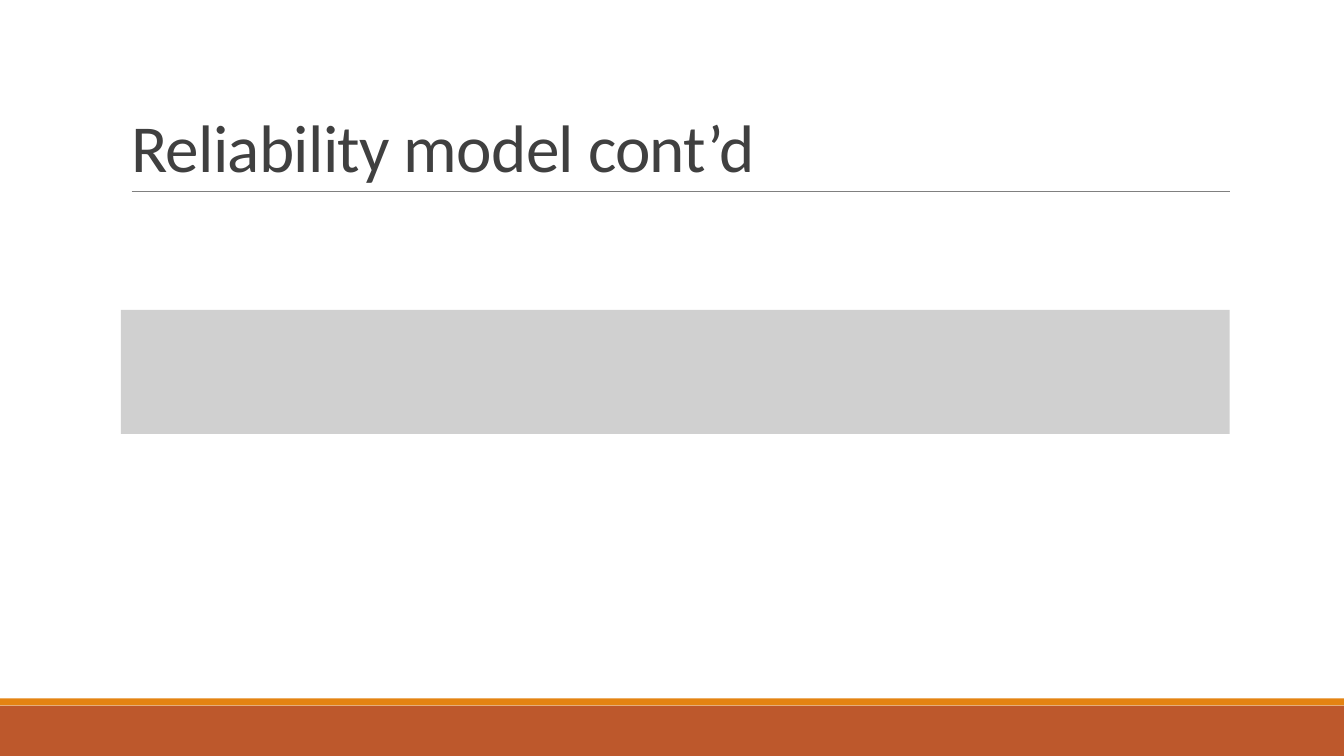
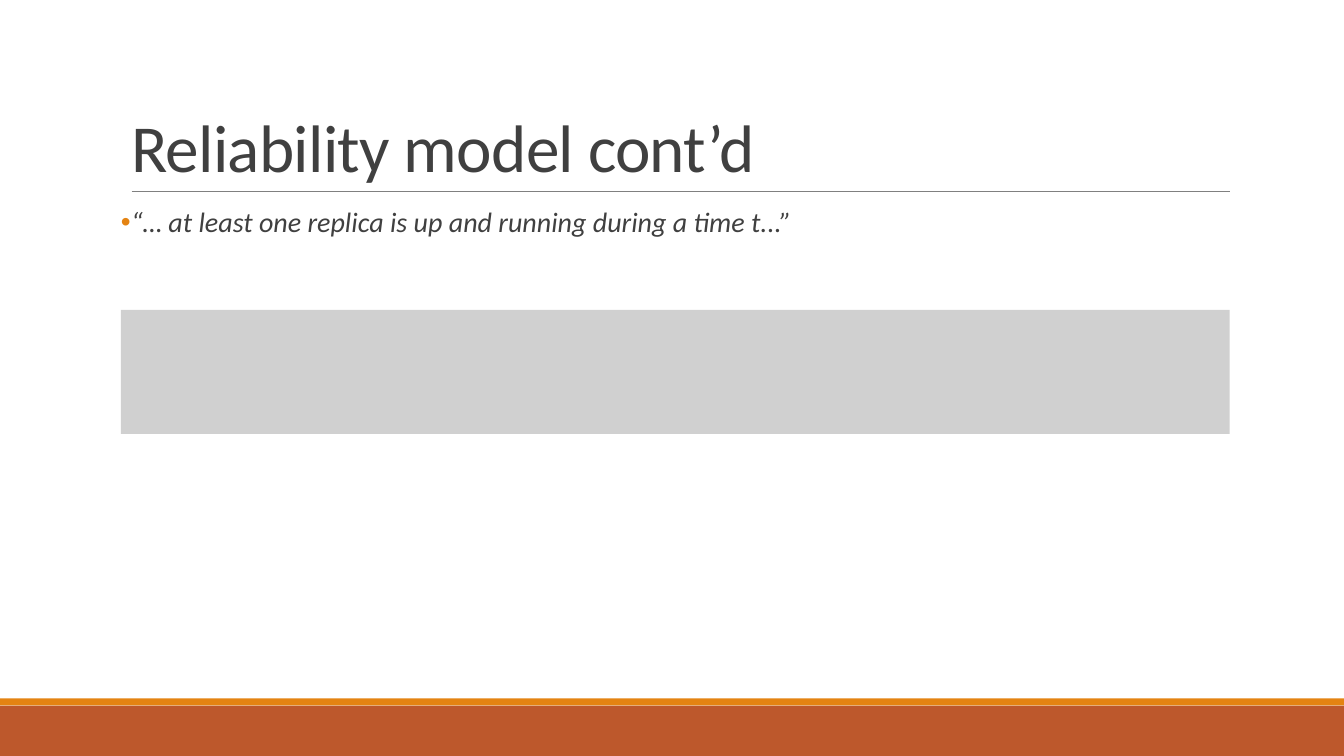
Before and after one commit to PStahl/master_thesis, a slide deck: slide 14 of presentation/presentation.pptx (slide 12 before the commit). Drawn at 1344x756 pixels with LibreOffice and Linux fonts; fonts in the diff are those of the drawing; grey boxes stand for pictures. Boxes give left, top, right and bottom in pixels: in the first picture for what was removed or moved away, otherwise in the second. Text is boxed around its words. In the diff, an @@ line names an element or a change of style, - is before the commit and + after.

```diff
--- a/presentation/presentation.pptx
+++ b/presentation/presentation.pptx
@@ text added at [168, 212, 791, 237], 20 pt, text #404040, italic @@
+• “… at least one replica is up and running during a time t...”
```
Also in this commit, not shown: 2 other slides changed, 2 slides added.
